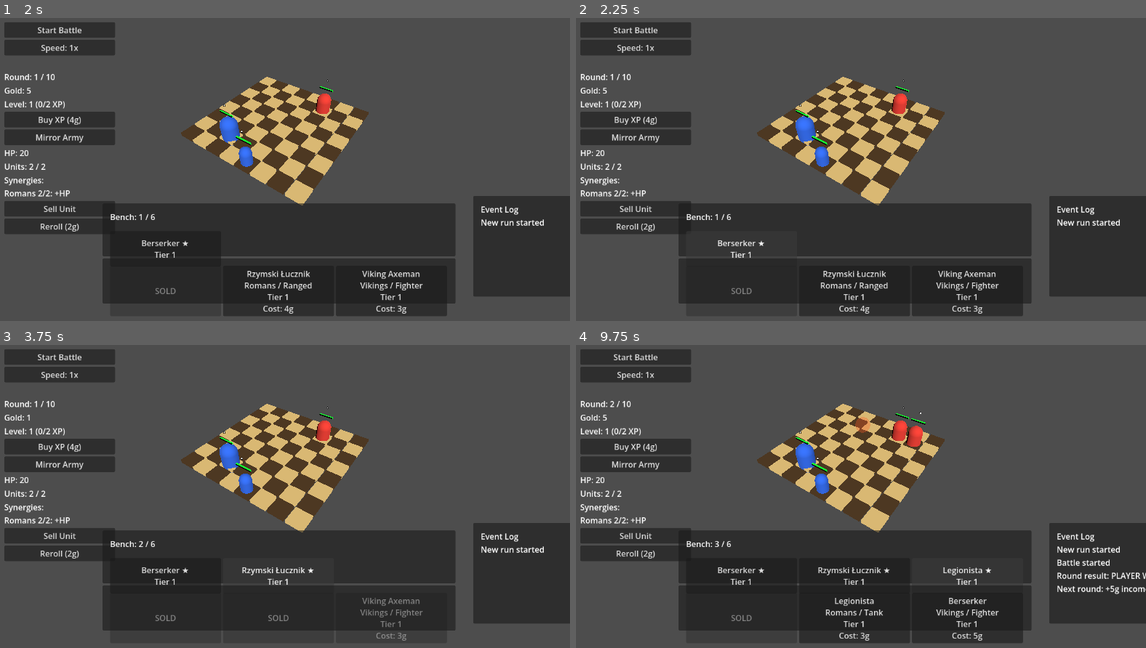
Above: before the commit, frames 1-4 (two rows, left to right).
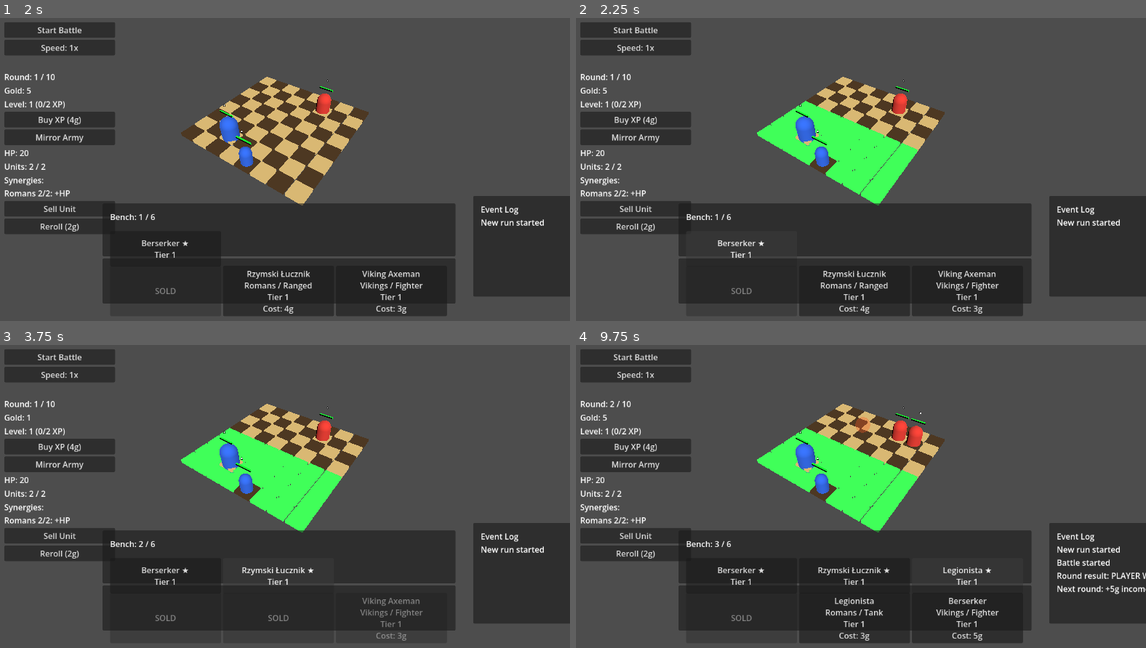
Above: after the commit, the same moments.

Repository: janmgryka-bit/warmarket
Game: Godot game, scene res://scenes/Main.tscn
The game is run twice, just before and just after one commit, with the same random seed, the same clock (stepped at 60 frames per second) and the same inputs.
Inputs:
- Up to frame 1 (2 s): click "Sell Unit" at 0.5 s; click "Berserker Vikings / Fighter T…" at 1.25 s
- Up to frame 2 (2.25 s): click "Berserker ★ Tier 1" at 2 s
- Up to frame 3 (3.75 s): click "Rzymski Łucznik Romans / Rang…" at 2.75 s; click "Rzymski Łucznik ★ Tier 1" at 3.5 s
- Up to frame 4 (9.75 s): click "Start Battle" at 4.25 s; click "Start Battle" at 5 s; click "Speed: 1x" at 5.75 s; click "Speed: 2x" at 6.5 s; click "Speed: 4x" at 7.25 s; click "Next Round" at 8 s; click "Legionista Romans / Tank Tier…" at 8.75 s; click "Legionista ★ Tier 1" at 9.5 s

Frame 1 is identical in both runs. In frame 2, 4.0% of the frame differs, in the area x 31-60%, y 27-62%; in frame 3, 4.0%; in frame 4, 4.0%.

Commit message:
Highlight valid board tiles

Diff:
--- a/godot_project/war-market/scripts/board.gd
+++ b/godot_project/war-market/scripts/board.gd
@@ -5,6 +5,11 @@
 @export var width: int = 8
 @export var height: int = 8
 @export var tile_size: float = 1.2
+
+var tile_bodies: Dictionary = {}
+var tile_original_colors: Dictionary = {}
+var highlighted_tile_positions: Array[Vector2i] = []
+var highlight_color: Color = Color(0.25, 1.0, 0.35)
 
 func _ready() -> void:
 	print("BOARD SCRIPT DZIALA")
@@ -39,6 +44,8 @@
 
 			mesh_instance.material_override = material
 			tile_body.add_child(mesh_instance)
+			tile_bodies[grid_pos] = tile_body
+			tile_original_colors[grid_pos] = material.albedo_color
 
 			var collision := CollisionShape3D.new()
 			var shape := BoxShape3D.new()
@@ -76,3 +83,34 @@
 	var pos := grid_to_world(grid_pos)
 	pos.y = 1.0
 	return pos
+
+func clear_tile_highlights() -> void:
+	for grid_pos in highlighted_tile_positions:
+		if not tile_bodies.has(grid_pos):
+			continue
+		var mesh_instance := get_tile_mesh_instance(tile_bodies[grid_pos])
+		if mesh_instance == null:
+			continue
+		if mesh_instance.material_override is StandardMaterial3D:
+			var material := mesh_instance.material_override as StandardMaterial3D
+			material.albedo_color = tile_original_colors.get(grid_pos, material.albedo_color)
+	highlighted_tile_positions.clear()
+
+func highlight_tiles(tile_positions: Array[Vector2i]) -> void:
+	clear_tile_highlights()
+	for grid_pos in tile_positions:
+		if not tile_bodies.has(grid_pos):
+			continue
+		var mesh_instance := get_tile_mesh_instance(tile_bodies[grid_pos])
+		if mesh_instance == null:
+			continue
+		if mesh_instance.material_override is StandardMaterial3D:
+			var material := mesh_instance.material_override as StandardMaterial3D
+			material.albedo_color = highlight_color
+			highlighted_tile_positions.append(grid_pos)
+
+func get_tile_mesh_instance(tile_body: Node) -> MeshInstance3D:
+	for child in tile_body.get_children():
+		if child is MeshInstance3D:
+			return child
+	return null
--- a/godot_project/war-market/scripts/game.gd
+++ b/godot_project/war-market/scripts/game.gd
@@ -53,14 +53,20 @@
 		selected_unit.set_selected(false)
 	selected_unit = null
 	update_unit_details_panel()
+	if board != null and board.has_method("clear_tile_highlights"):
+		board.clear_tile_highlights()
 
 func clear_bench_selection() -> void:
 	selected_bench_index = -1
+	if board != null and board.has_method("clear_tile_highlights"):
+		board.clear_tile_highlights()
 
 func clear_all_selection() -> void:
 	clear_shop_selection()
 	clear_unit_selection()
 	clear_bench_selection()
+	if board != null and board.has_method("clear_tile_highlights"):
+		board.clear_tile_highlights()
 
 # Economy
 var starting_gold: int = 10
@@ -641,6 +647,8 @@
 	selected_unit = unit
 	selected_unit.set_selected(true)
 	update_unit_details_panel()
+	if board != null and board.has_method("highlight_tiles"):
+		board.highlight_tiles(get_valid_player_empty_tiles())
 	print("SELECTED UNIT: ", selected_unit.unit_name)
 
 func place_unit_on_grid(unit: CharacterBody3D, grid_pos: Vector2i) -> void:
@@ -663,6 +671,23 @@
 			return true
 
 	return false
+
+func get_valid_player_empty_tiles() -> Array[Vector2i]:
+	var valid_tiles: Array[Vector2i] = []
+	var board_width := 8
+	var board_height := 8
+	if board != null:
+		board_width = int(board.width)
+		board_height = int(board.height)
+	var player_start_y := int(board_height / 2)
+
+	for y in range(player_start_y, board_height):
+		for x in range(board_width):
+			var grid_pos := Vector2i(x, y)
+			if not is_tile_occupied(grid_pos):
+				valid_tiles.append(grid_pos)
+
+	return valid_tiles
 
 # Board Interaction
 func _on_board_tile_clicked(grid_pos: Vector2i) -> void:
@@ -1501,6 +1526,8 @@
 	selected_bench_index = index
 	clear_shop_selection()
 	clear_unit_selection()
+	if board != null and board.has_method("highlight_tiles"):
+		board.highlight_tiles(get_valid_player_empty_tiles())
 	var unit_id = bench_units[index].get("unit_id", "")
 	var data: Dictionary = unit_database.get_unit_data(unit_id)
 	print("SELECTED BENCH UNIT: ", data.get("name", unit_id))
--- a/godot_project/war-market/tests/smoke_test.gd
+++ b/godot_project/war-market/tests/smoke_test.gd
@@ -31,6 +31,7 @@
 	await run_test("Faction bonuses", Callable(self, "test_faction_bonuses"))
 	await run_test("Role bonuses", Callable(self, "test_role_bonuses"))
 	await run_test("Unit details panel", Callable(self, "test_unit_details_panel"))
+	await run_test("Board tile highlights", Callable(self, "test_board_tile_highlights"))
 	await run_test("Reroll", Callable(self, "test_reroll"))
 	await run_test("Buy to bench", Callable(self, "test_buy_to_bench"))
 	await run_test("Sold slot", Callable(self, "test_sold_slot"))
@@ -288,6 +289,30 @@
 	game.clear_unit_selection()
 	assert_true(not game.unit_details_panel.visible, "Unit details panel should hide after clearing selection")
 
+func test_board_tile_highlights() -> void:
+	var game = await load_game()
+	var valid_tiles = game.get_valid_player_empty_tiles()
+	assert_true(valid_tiles.size() > 0, "There should be valid empty player-side tiles in preparation")
+	for tile in valid_tiles:
+		assert_true(tile.y >= 4, "Valid placement tiles should be on player side")
+		assert_true(not game.is_tile_occupied(tile), "Valid placement tiles should be empty")
+
+	game.bench_units.append({"unit_id": "roman_spearman", "star_level": 1})
+	game.update_bench_ui()
+	game._on_bench_unit_pressed(game.bench_units.size() - 1)
+	assert_true(game.board.highlighted_tile_positions.size() == valid_tiles.size(), "Bench selection should highlight valid tiles")
+
+	game.clear_all_selection()
+	assert_eq(game.board.highlighted_tile_positions.size(), 0, "Clearing selection should remove highlights")
+
+	var player_unit = find_deployed_player_unit()
+	assert_true(player_unit != null, "No deployed player unit available for highlight test")
+	game.select_unit(player_unit)
+	assert_true(game.board.highlighted_tile_positions.size() == game.get_valid_player_empty_tiles().size(), "Deployed unit selection should highlight valid movement tiles")
+
+	game.start_battle()
+	assert_eq(game.board.highlighted_tile_positions.size(), 0, "Starting battle should clear tile highlights")
+
 func test_reroll() -> void:
 	var game = await load_game()
 	var gold_before = game.player_gold
